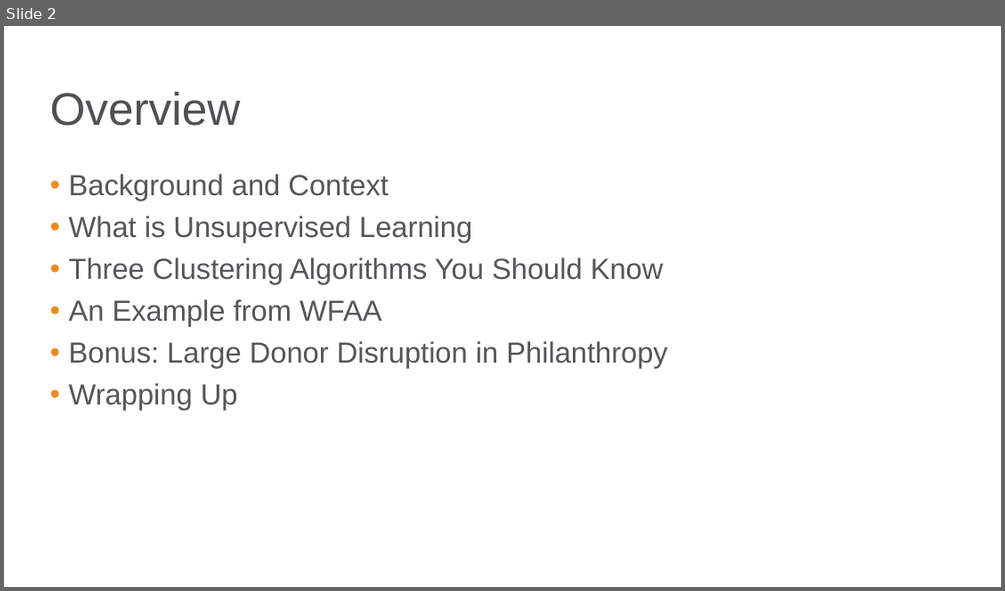
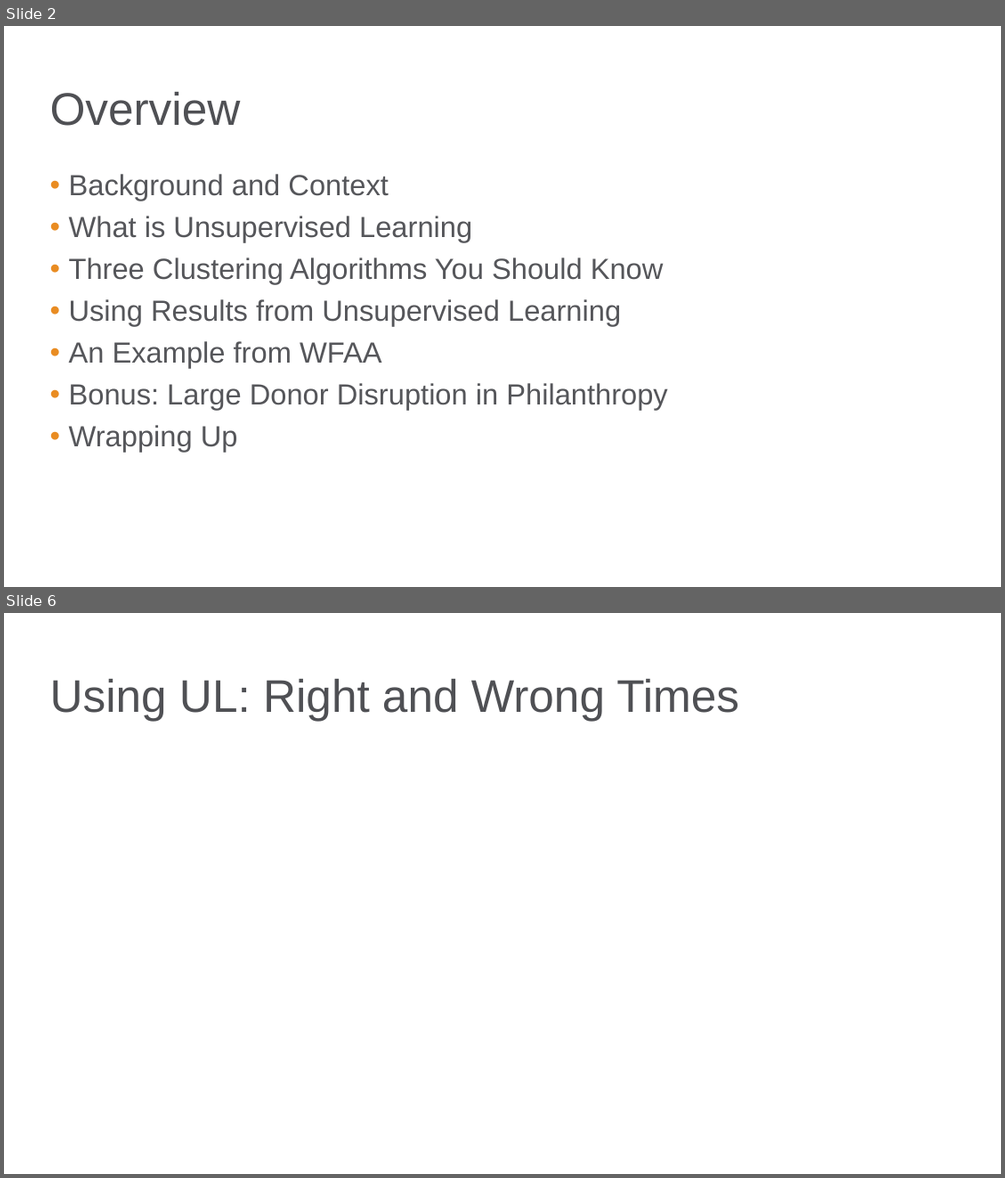
Before and after one commit to bgstieber/APRA-PD-DAS-2019, a slide deck: Generating Insights from Clustering Large Donors - BStieber APRA DAS19.pptx. Shown one above the other, each under a label of ours: slide 2 before the commit, slides 2 and 6 after it; the slides between them are not shown. The pictures are 1005x591 and 1005x1178 pixels, drawn with LibreOffice and Linux fonts; fonts in the diff are those of the drawing; background and template pictures are left out. Boxes give left, top, right and bottom in pixels: in the first picture for what was removed or moved away, otherwise in the second. Text is boxed around its words. In the diff, an @@ line names an element or a change of style, - is before the commit and + after.

```diff
--- a/Generating Insights from Clustering Large Donors - BStieber APRA DAS19.pptx
+++ b/Generating Insights from Clustering Large Donors - BStieber APRA DAS19.pptx
@@ slide 6 added at bbox=[4, 613, 1001, 1174], background picture (left out) @@
@@ title added at bbox=[50, 679, 739, 721], 33 pt, text #4F5054 @@
+Using UL: Right and Wrong Times
@@ slide 2 changed as well @@
@@ text at bbox=[69, 299, 621, 326]: paragraph added @@
+• Using Results from Unsupervised Learning
```
Also in this commit, not shown: 1 other slide changed, 16 other slides added, 1 other file.
